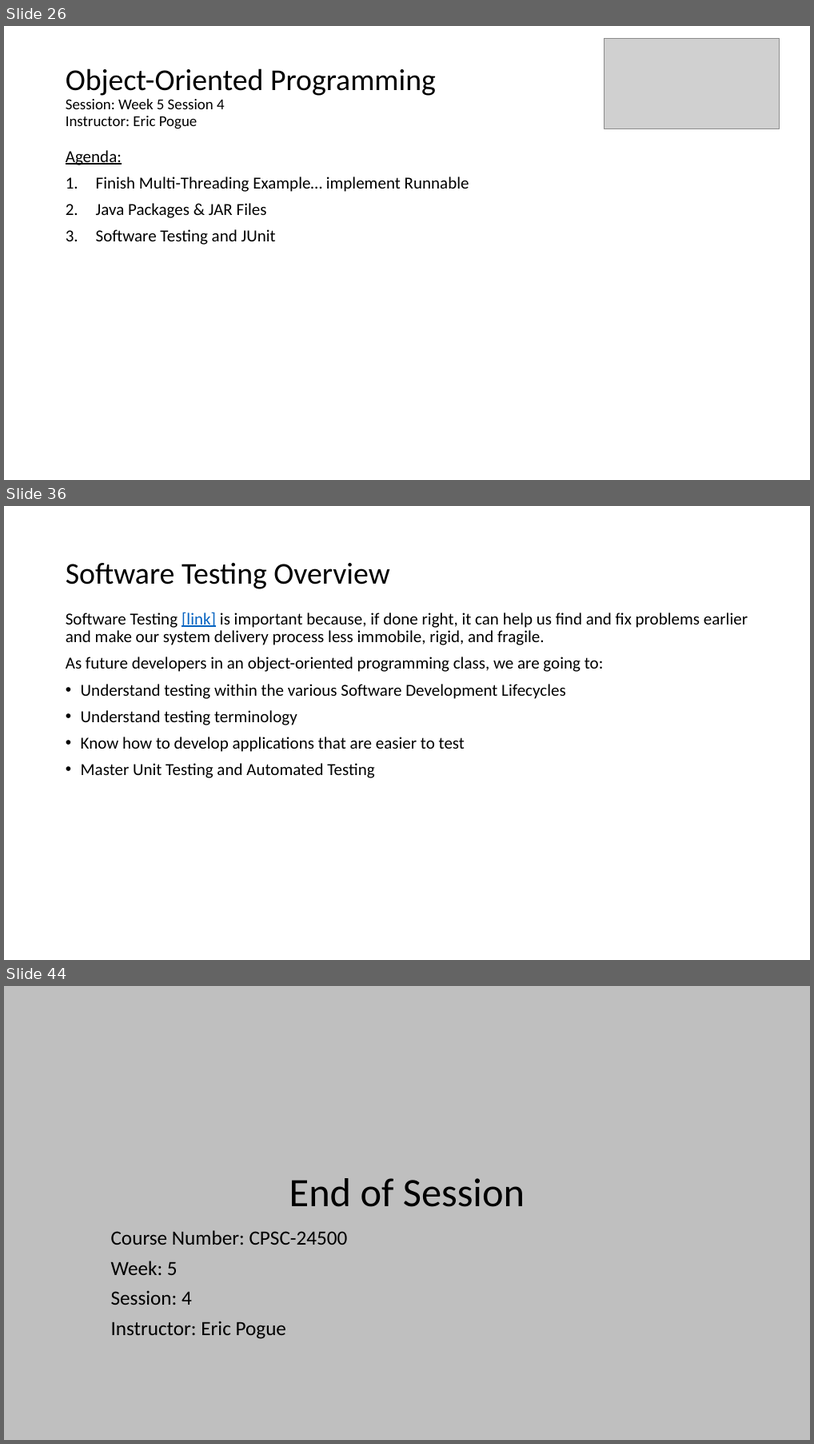
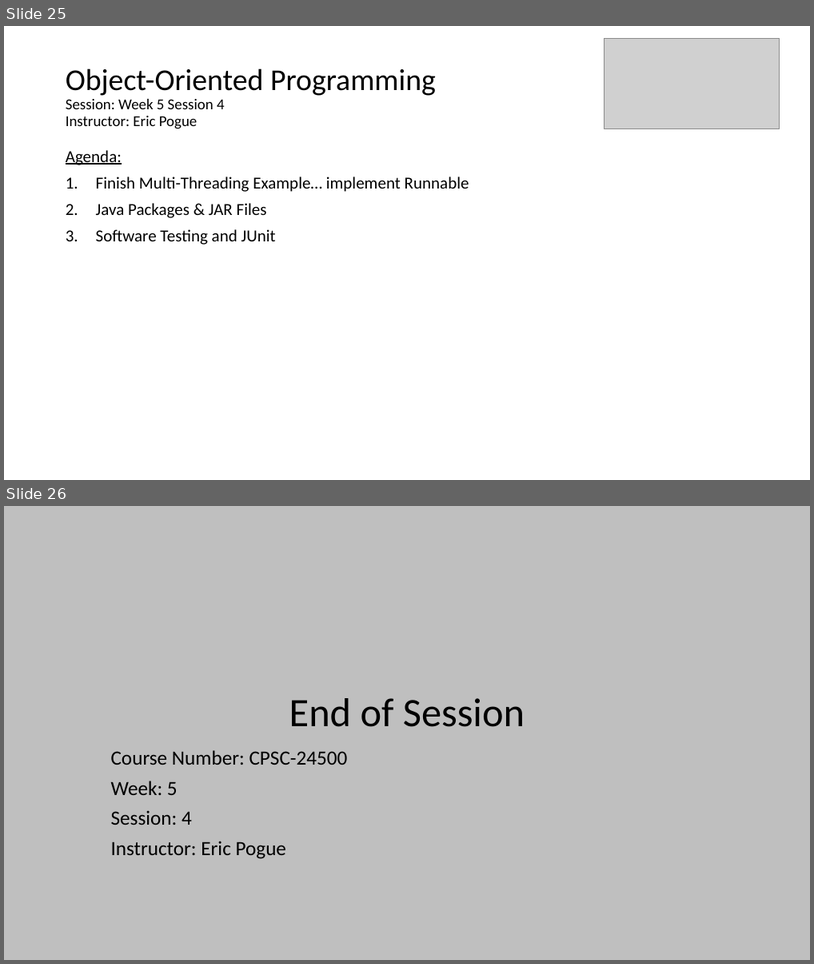
Before and after one commit to EricJPogue/www-epogue-info, a slide deck: CPSC-24500/Week06/2017SpringW06Slides.pptx. Shown one above the other, each under a label of ours: slides 26, 36 and 44 before the commit, slides 25 and 26 after it; the slides between them are not shown. The pictures are 814x1444 and 814x964 pixels, drawn with LibreOffice and Linux fonts; fonts in the diff are those of the drawing; grey boxes stand for pictures. Boxes give left, top, right and bottom in pixels: in the first picture for what was removed or moved away, otherwise in the second. Text is boxed around its words. In the diff, an @@ line names an element or a change of style, - is before the commit and + after.

```diff
--- a/CPSC-24500/Week06/2017SpringW06Slides.pptx
+++ b/CPSC-24500/Week06/2017SpringW06Slides.pptx
@@ slide 36 removed at <box>4,506,810,960</box>, background #FFFFFF @@
@@ title removed at <box>66,563,390,589</box> @@
-Software Testing Overview
@@ text removed at <box>66,612,748,778</box> @@
-Software Testing [link] is important because, if done right, it can help us find and fix problems earlier and make our system delivery process less immobile, rigid, and fragile.
-As future developers in an object-oriented programming class, we are going to:
-• Understand testing within the various Software Development Lifecycles
-• Understand testing terminology
-• Know how to develop applications that are easier to test
-• Master Unit Testing and Automated Testing
@@ what was slide 26 is now slide 25 @@
@@ what was slide 44 is now slide 26 @@
```
Also in this commit, not shown: 1 slide changed, 1 slide added, 18 other slides removed, 2 other files.
